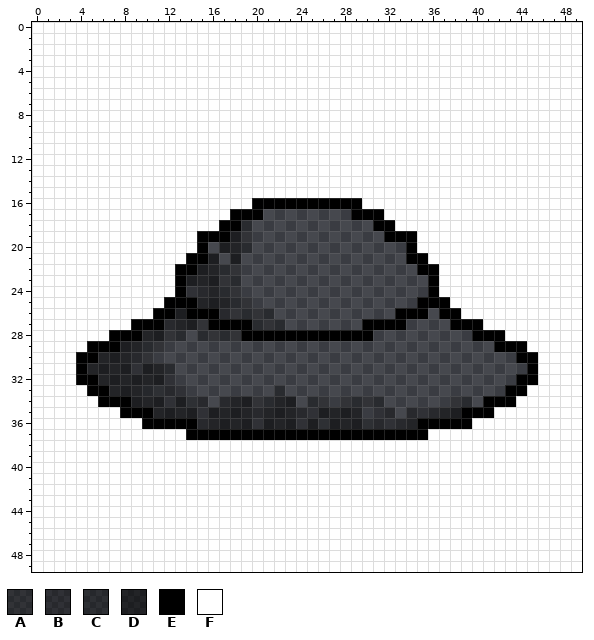
A pixel-art sprite gets an edit: assets/H1_hat.png. Above: the version before the commit.
Pixels under 10% opacity are left out. Colours within 5 levels of each other are drawn and written as one.
Palette (. is transparent): A #0000004a  B #00000050  C #00000056  D #0000007e  E #000000  F #ffffff
The result:
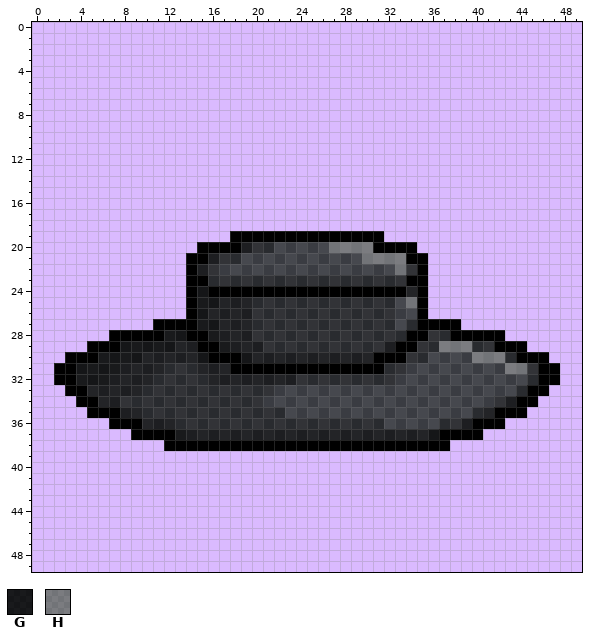
Colours new in this view: G #000000a3  H #fcfcfc4a
Diff:
file 500x500 -> 100x100 pixels (blocks of 10x10 -> 2x2; one block is one cell here)
colour F: #ffffff -> #dabaff
Changed rows in their new state; - is a pixel that keeps its letter.
first column x 2:
16 ------------------FFFFFFFFFF------------------
17 ----------------FFFFFFFFFFFFFF----------------
18 ---------------FFFFFFFFFFFFFFFF---------------
19 -------------FFFEEEEEEEEEEEEEEFFF-------------
20 --------------EEEDAA-----HHHHEEE--------------
21 ---------------AA-----------HHHH--------------
22 -----------F--A..--------------HA-F-----------
23 -----------FEEA--AAAAAAAAAAAAAAAEEF-----------
24 -----------FEGEEEEEEEEEEEEEEEEEEDEF-----------
25 ----------FF-GG-DDAAAAAAAAAAAAA-H-FF----------
26 ---------FFF-GDDDD--AAAAAAAAAAA..-FFF---------
27 -------FF-EEEGGDDD---AAAAAAAAAA.AEEE-FF-------
28 --------EEGGEEGDDDAAAAAAAAAAAAAAEEAAEE--------
29 ------GGGGGDDEEGDDDAAAAAAAAAAADEEAAHHHAA------
30 -E--GGGGDDDDDGEEEGDDDDDDDDDDDEEEAA----HHHA--E-
31 EEGGGG-D---AADDDEEEEEEEEEEEEEEAA---------HHAEE
32 EEGGG----AAAAADDDDDDDDAAAAAAAAA-----------.AEE
33 -EEDD---AAAAAAAAAAAA.--------------------.AEE-
34 --EEDDAAAAAAAAAAAA-...-..-....------..-.ADEE--
35 ---EEEDDAAAAAAAAAAAAA.......-..-......ADEEE---
36 -----EEEDDDAAAAAAAAAAAAAAAAAAA.....AADEEE-----
37 -------EEEEGDDDDDDDDDDDDDDDDDDDDDDGEEEE-------
38 ----------EEEEEEEEEEEEEEEEEEEEEEEEEE----------
Boxes around the changes in both pictures, in picture pixels (x1, y1, x2, y2):
changed: (32, 22, 582, 572)
